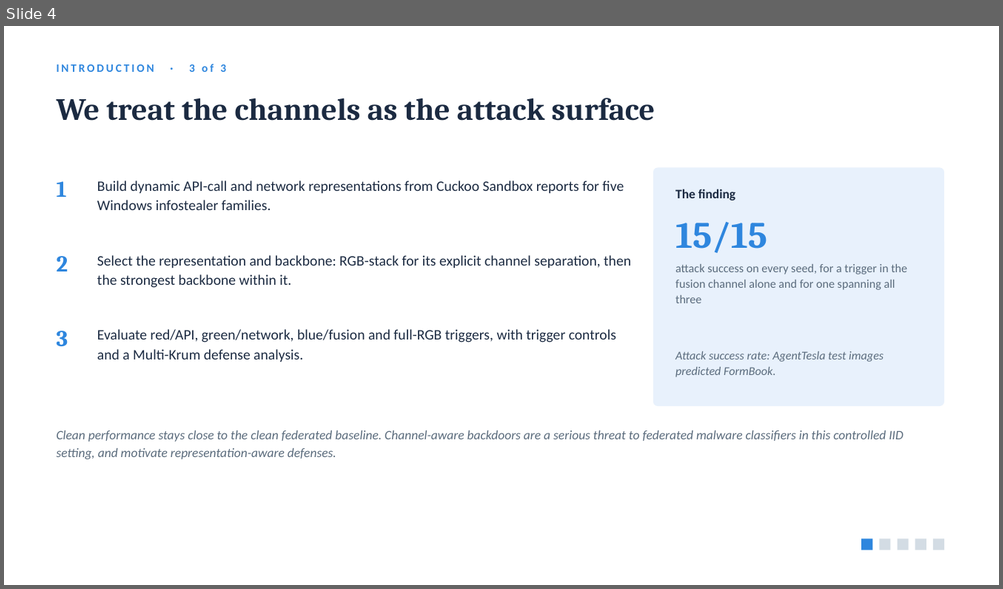
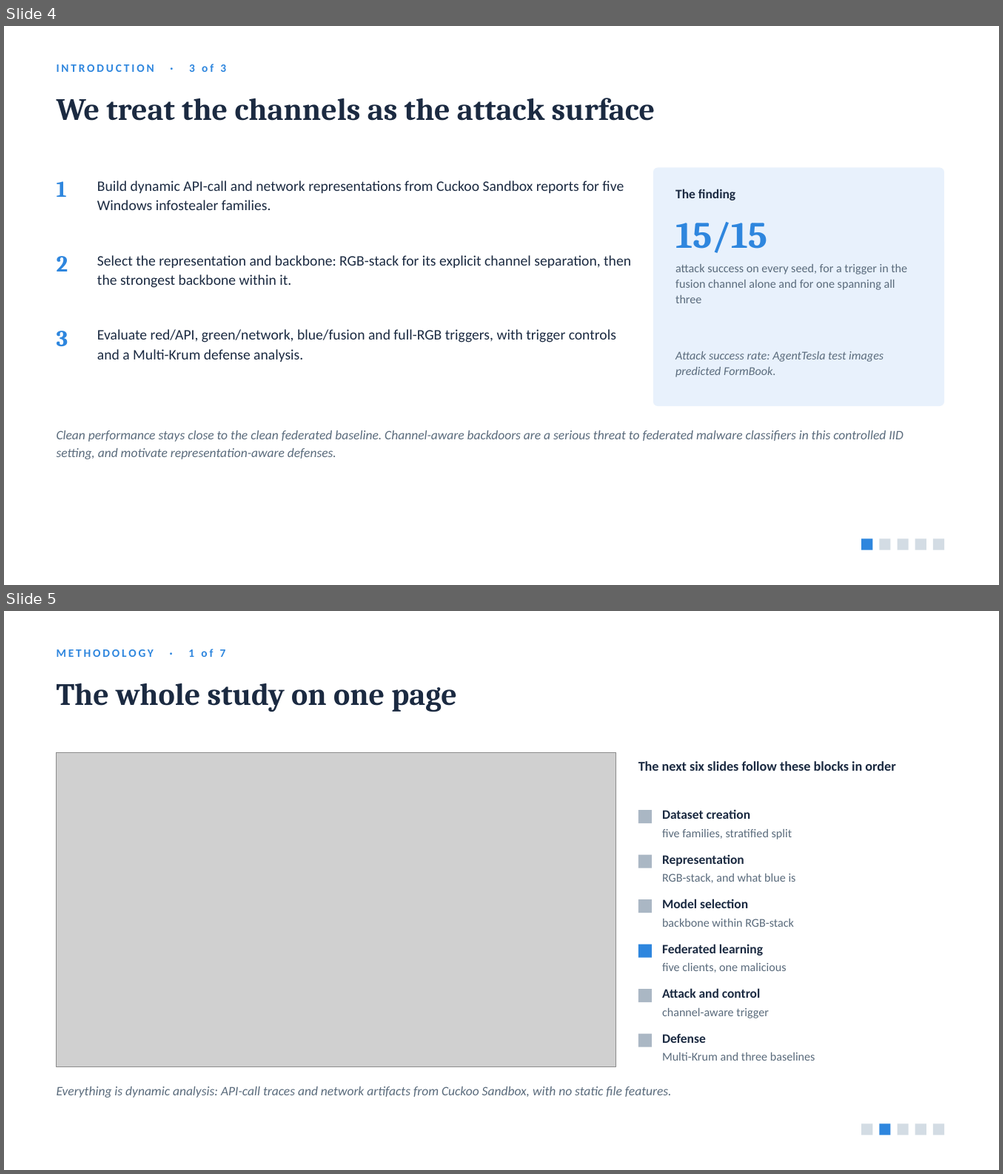
Before and after one commit to jabirmbrok/fl_backdoor_infostealer, a slide deck: slides/iwbis_channel_aware_backdoor.pptx. Shown one above the other, each under a label of ours: slide 4 before the commit, slides 4 and 5 after it. The pictures are 1003x589 and 1003x1174 pixels, drawn with LibreOffice and Linux fonts; fonts in the diff are those of the drawing; grey boxes stand for pictures. Boxes give left, top, right and bottom in pixels: in the first picture for what was removed or moved away, otherwise in the second. Text is boxed around its words. In the diff, an @@ line names an element or a change of style, - is before the commit and + after.

```diff
--- a/slides/iwbis_channel_aware_backdoor.pptx
+++ b/slides/iwbis_channel_aware_backdoor.pptx
@@ slide 5 added at (4, 611, 999, 1170), background #FFFFFF @@
@@ text added at (57, 649, 226, 657), 11 pt, text #2E86DE, bold @@
+METHODOLOGY · 1 of 7
@@ text added at (57, 683, 457, 712), 30 pt, text #1B2A41, bold @@
+The whole study on one page
@@ picture added at (57, 753, 616, 1068) @@
@@ text added at (638, 761, 895, 771), 13 pt, text #1B2A41, bold @@
+The next six slides follow these blocks in order
@@ rectangle added at (638, 810, 652, 823), fill #AAB7C4 @@
@@ text added at (662, 809, 751, 819), 12.5 pt, text #1B2A41, bold @@
+Dataset creation
@@ text added at (662, 829, 792, 840), 11.5 pt, text #5A6B7C @@
+five families, stratified split
@@ text added at (662, 854, 744, 866), 12.5 pt, text #1B2A41, bold @@
+Representation
@@ rectangle added at (638, 855, 652, 869), fill #AAB7C4 @@
@@ text added at (662, 874, 796, 883), 11.5 pt, text #5A6B7C @@
+RGB-stack, and what blue is
@@ text added at (662, 899, 748, 908), 12.5 pt, text #1B2A41, bold @@
+Model selection
@@ rectangle added at (638, 900, 652, 913), fill #AAB7C4 @@
@@ text added at (662, 919, 794, 927), 11.5 pt, text #5A6B7C @@
+backbone within RGB-stack
@@ rectangle added at (638, 945, 652, 958), fill #2E86DE @@
@@ text added at (662, 944, 762, 956), 12.5 pt, text #1B2A41, bold @@
+Federated learning
@@ text added at (662, 963, 786, 973), 11.5 pt, text #5A6B7C @@
+five clients, one malicious
@@ rectangle added at (638, 989, 652, 1002), fill #AAB7C4 @@
@@ text added at (662, 988, 760, 998), 12.5 pt, text #1B2A41, bold @@
+Attack and control
@@ text added at (662, 1008, 768, 1019), 11.5 pt, text #5A6B7C @@
+channel-aware trigger
@@ rectangle added at (638, 1034, 652, 1048), fill #AAB7C4 @@
@@ text added at (662, 1034, 706, 1043), 12.5 pt, text #1B2A41, bold @@
+Defense
@@ text added at (662, 1053, 815, 1061), 11.5 pt, text #5A6B7C @@
+Multi-Krum and three baselines
@@ text added at (57, 1087, 671, 1098), 12.5 pt, text #5A6B7C, italic @@
+Everything is dynamic analysis: API-call traces and network artifacts from Cuckoo Sandbox, with no static file features.
@@ rectangle added at (861, 1125, 873, 1136), fill #D3DCE4 @@
@@ rectangle added at (879, 1125, 891, 1136), fill #2E86DE @@
@@ rectangle added at (897, 1125, 908, 1136), fill #D3DCE4 @@
@@ rectangle added at (915, 1125, 926, 1136), fill #D3DCE4 @@
@@ rectangle added at (933, 1125, 944, 1136), fill #D3DCE4 @@
```
Also in this commit, not shown: 9 slides changed, 1 other slide added, 6 other files.
